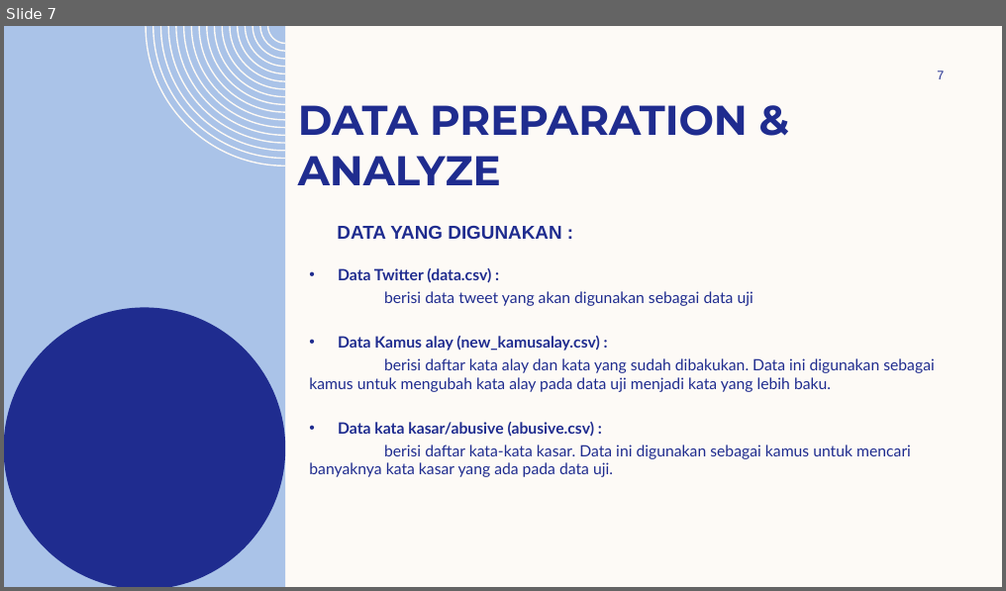
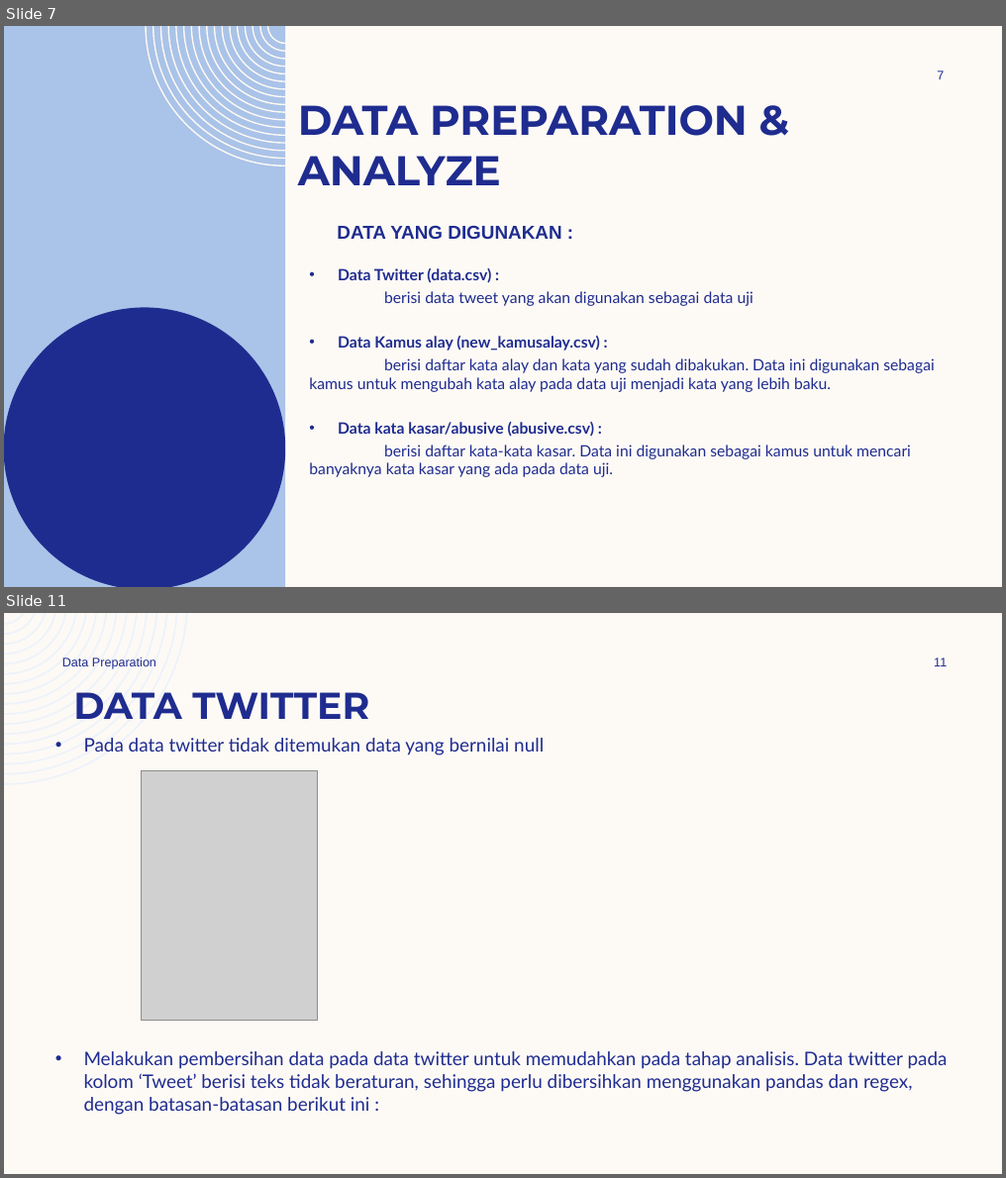
Before and after one commit to emaapriliana/gold-challenge, a slide deck: challenge binar.pptx. Shown one above the other, each under a label of ours: slide 7 before the commit, slides 7 and 11 after it; the slides between them are not shown. The pictures are 1006x591 and 1006x1178 pixels, drawn with LibreOffice and Linux fonts; fonts in the diff are those of the drawing; grey boxes stand for pictures; background and template pictures are left out. Boxes give left, top, right and bottom in pixels: in the first picture for what was removed or moved away, otherwise in the second. Text is boxed around its words. In the diff, an @@ line names an element or a change of style, - is before the commit and + after.

Commit message:
analisis dan report

```diff
--- a/challenge binar.pptx
+++ b/challenge binar.pptx
@@ slide 11 added at [4, 613, 1002, 1174], background #FDFAF6 @@
@@ freeform shape added at [4, 613, 187, 785], fill #EEF3FA @@
@@ text added at [62, 658, 156, 669], 12 pt, text #1F2C8F @@
+Data Preparation
@@ page number added at [934, 658, 946, 666], 12 pt, text #1F2C8F @@
+11
@@ title added at [73, 692, 369, 719], 36 pt, text #1F2C8F, bold @@
+DATA TWITTER
@@ text added at [84, 738, 947, 1115], 18 pt, text #1F2C8F @@
+• Pada data twitter tidak ditemukan data yang bernilai null
+• Melakukan pembersihan data pada data twitter untuk memudahkan pada tahap analisis. Data twitter pada kolom ‘Tweet’ berisi teks tidak beraturan, sehingga perlu dibersihkan menggunakan pandas dan regex, dengan batasan-batasan berikut ini :
@@ picture added at [142, 771, 317, 1020] @@
```
Also in this commit, not shown: 8 slides changed, 21 other slides added, 2 slides removed, 1 other file.
